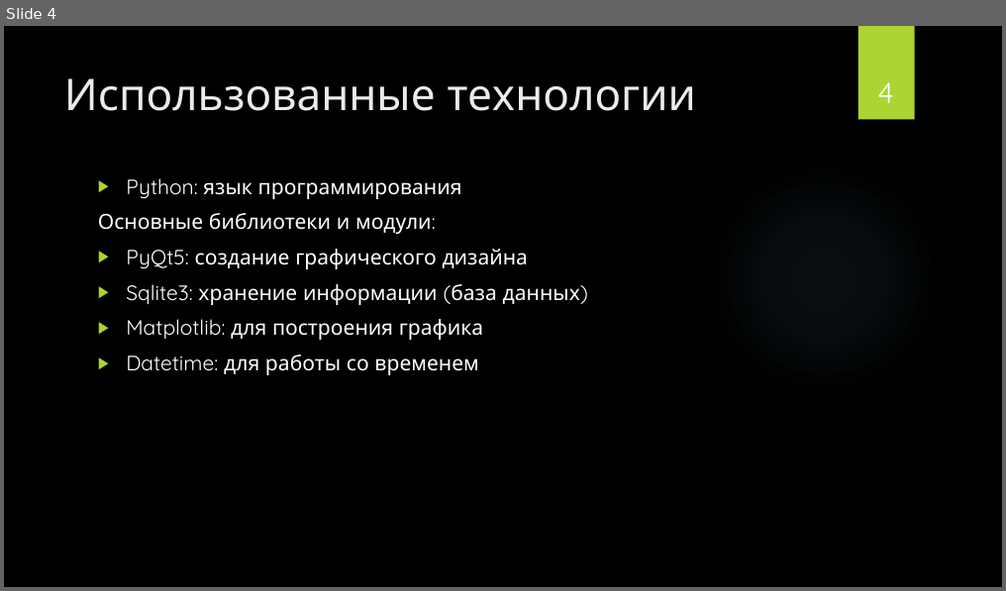
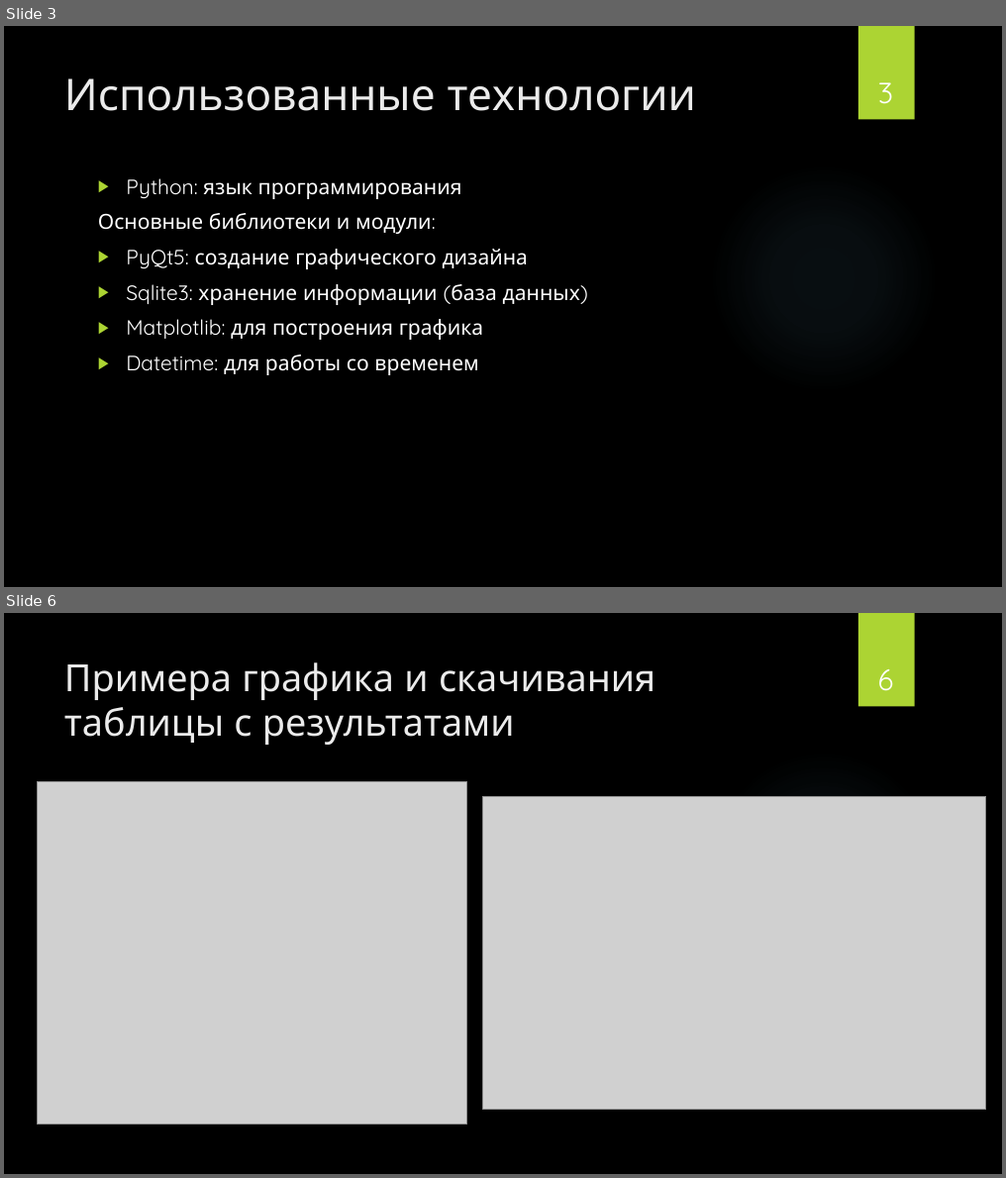
Before and after one commit to BorislavTimoshin/TaskCompletionDiary, a slide deck: description_project/Презентация.pptx. Shown one above the other, each under a label of ours: slide 4 before the commit, slides 3 and 6 after it; the slides between them are not shown. The pictures are 1006x591 and 1006x1178 pixels, drawn with LibreOffice and Linux fonts; fonts in the diff are those of the drawing; grey boxes stand for pictures; background and template pictures are left out. Boxes give left, top, right and bottom in pixels: in the first picture for what was removed or moved away, otherwise in the second. Text is boxed around its words. In the diff, an @@ line names an element or a change of style, - is before the commit and + after.

```diff
--- a/description_project/Презентация.pptx
+++ b/description_project/Презентация.pptx
@@ slide 6 added at [4,613,1002,1174], background picture (left out); not listed: 2 template elements that a slide beside it also shows @@
@@ title added at [64,663,655,745], 36 pt, text #EBEBEB @@
+Примера графика и скачивания таблицы с результатами
@@ page number added at [878,669,894,691], 28 pt, text #FFFFFF @@
+6
@@ picture added at [38,781,467,1125] @@
@@ picture added at [483,796,986,1109] @@
@@ what was slide 4 is now slide 3 @@
@@ page number at [878,82,893,104]: text changed @@
-4
+3
```
Also in this commit, not shown: 3 slides changed, 1 other slide added, 3 slides removed, 4 other files.
